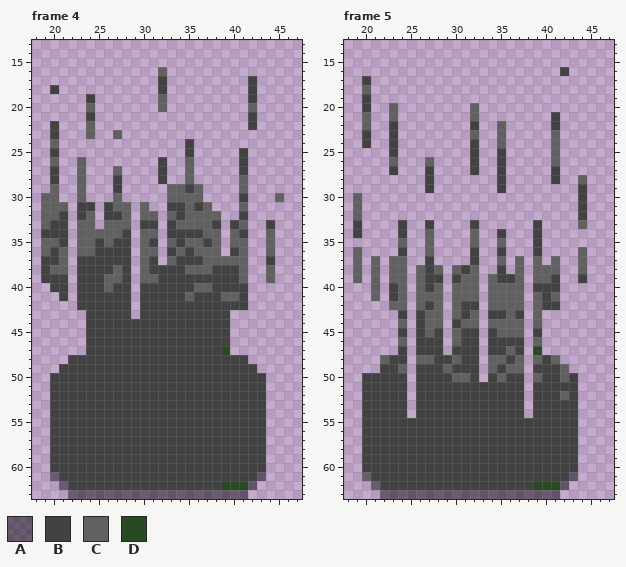
A pixel-art file gets an edit: Assets/Arts/Enemies/Boss/AncientOne/AwakeStone/SummonStoneActive.aseprite. That is the earlier state.
64x64 pixels, 8 frames. Shown: frame 4: x 18..47, y 13..63; frame 5: x 18..47, y 13..63. The commit also changed other frames, which this record leaves out.
Visible layers, top first: "Flattened", "Shadow" opacity 46%.
Palette (. is transparent): A #00000075  B #424242  C #616161  D #284a22
Pixels before, frame 4, first column x 19:
16 .............C.............
17 .............B.........B...
18 .B...........B.........B...
19 .....B.......C.........B...
20 .....C.......C.........C...
21 .....B.................B...
22 .B...C.................B...
23 .B...C..C..................
24 .C..............B..........
25 .B..............B.....B....
26 .C..C........B..C.....B....
27 .B..C...C....B..C.....B....
28 .B..C...B....B..C.....C....
29 .C..C...B.....CCBC....C....
30 CC..C...C.....CCCC....B...C
31 CCC.BB.BCC.C..BBCBC...C....
32 CCB.BC.BBC.CC.CBCCCC..B....
33 CBB.CC.CCC.BB.BCCCCB.BC..B.
34 BBB.CCCCCB.CC.BBBBCC.CB..C.
35 CCB.CCBCBB.CB.CBCCBC.CC..C.
36 CBC.CCBBBB.CC.BCBCCC.BC..C.
37 BBC.BBBBBB.CB.CBBBCCCCC..B.
38 BCC.BBBBCB.CBBBBCCCBBBC..C.
39 BBB.BBBCCB.CCBBBBBBBBBC..C.
40 .BB.BBBCBB.BBBBBBCCBBBB....
41 ..B.BBBBBB.BBBBBCBBBCCB....
42 ....BBBBBB.BBBBBBBBBBBB....
43 .....BBBBB.BBBBBBBBBB......
44 .....BBBBBBBBBBBBBBBB......
45 .....BBBBBBBBBBBBBBBB......
46 .....BBBBBBBBBBBBBBBB......
47 .....BBBBBBBBBBBBBBBD......
48 ...BBBBBBBBBBBBBBBBBBBB....
49 ..BBBBBBBBBBBBBBBBBBBBBB...
50 .BBBBBBBBBBBBBBBBBBBBBBBB..
51 .BBBBBBBBBBBBBBBBBBBBBBBB..
52 .BBBBBBBBBBBBBBBBBBBBBBBB..
53 .BBBBBBBBBBBBBBBBBBBBBBBB..
54 .BBBBBBBBBBBBBBBBBBBBBBBB..
55 .BBBBBBBBBBBBBBBBBBBBBBBB..
56 .BBBBBBBBBBBBBBBBBBBBBBBB..
57 .BBBBBBBBBBBBBBBBBBBBBBBB..
58 .BBBBBBBBBBBBBBBBBBBBBBBB..
59 .BBBBBBBBBBBBBBBBBBBBBBBB..
60 .BBBBBBBBBBBBBBBBBBBBBBBB..
61 .ABBBBBBBBBBBBBBBBBBBBBBA..
62 ..ABBBBBBBBBBBBBBBBBDDDA...
63 ...AAAAAAAAAAAAAAAAAAAA....
Pixels before, frame 5, first column x 19:
16 .......................B..
17 .B........................
18 .C........................
19 .B........................
20 .B..C........C............
21 .C..C........C........B...
22 .C..B........B..C.....B...
23 .B..B........C..C.....C...
24 .B..B........B..C.....C...
25 ....B........B..B.....C...
26 ....C...C....B..B.....C...
27 ....B...B....B..B.....B...
28 ........B.......B.....B..C
29 ........B.......B........B
30 C........................B
31 C........................B
32 C........................B
33 B....B..B....B......B....C
34 B....B..C....C..B...B.....
35 .....C..C....C..C...B.....
36 C....B..C....B..B...B....C
37 C.C.CC..B....B..C.C.C.C..C
38 C.C.CC.CBC.CBC..B.C.CCC..C
39 C.C.CC.CBB.BCC.CBBC.CCB..B
40 ..C.BC.CBC.CCC.CCCC.BBB...
41 ..C.BC.CCC.CCC.CCCC.CBC...
42 ....CC.CBC.CBB.CCCC.CBB...
43 .....B.BCC.CBC.BBCB.C.....
44 .....C.BCC.BCC.CCCC.C.....
45 .....B.BCB.CBB.BCCC.B.....
46 .....C.BBB.CBB.BBBB.C.....
47 .....B.BBB.BBB.BBCB.D.....
48 ...CBB.CCBBCBB.CCBC.CBC...
49 ...BBC.BBBCBBB.CBCC.BBBC..
50 .BBBBB.BBBBCCB.BCBB.CBBCB.
51 .BBBBB.BBBBBBBBBBBB.BBBBB.
52 .BBBBB.BBBBBBBBBBBB.BBBCB.
53 .BBBBB.BBBBBBBBBBBB.BBBBB.
54 .BBBBB.BBBBBBBBBBBB.BBBBB.
55 .BBBBBBBBBBBBBBBBBBBBBBBB.
56 .BBBBBBBBBBBBBBBBBBBBBBBB.
57 .BBBBBBBBBBBBBBBBBBBBBBBB.
58 .BBBBBBBBBBBBBBBBBBBBBBBB.
59 .BBBBBBBBBBBBBBBBBBBBBBBB.
60 .BBBBBBBBBBBBBBBBBBBBBBBB.
61 .ABBBBBBBBBBBBBBBBBBBBBBA.
62 ..ABBBBBBBBBBBBBBBBBDDDA..
63 ...AAAAAAAAAAAAAAAAAAAA...
The result:
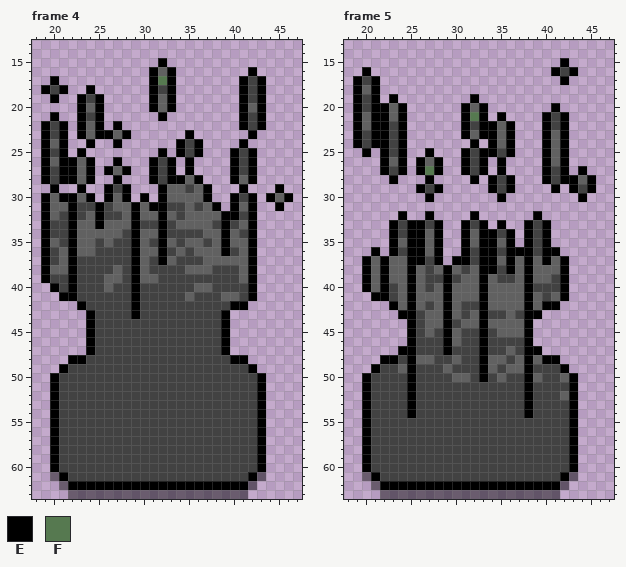
Colours new in this view: E #000000  F #567950
Diff:
Changed rows in their new state; - is an unchanged pixel.
Frame 4, layer "Flattened":
first column x 19:
15 -------------E--------------
16 ------------E-E--------E----
17 -E----------EFE-------E-E---
18 E-E--E------E-E-------E-E---
19 -E--E-E-----E-E-------E-E---
20 ----E-E-----E-E-------E-E---
21 -E--E-E------E--------E-E---
22 E-E-E-E-E-------------E-E---
23 E-E-E-EE-E------E------E----
24 E-E--E--E------E-E----E-----
25 E-E-E--------E-E-E---E-E----
26 E-EE-E--E---E-E-E----E-E----
27 E-EE-E-E-E--E-E-E----E-E----
28 E-EE-E--E---E-EE-E---E-E----
29 -E--E--E-E---E----E---E---E-
30 E-EE-E-E-E-E-E----E--E-E-E-E
31 E--E--E---E-EE-----E-E-E--E-
32 E--E--E---E--E------EE-E----
33 E--E--E---E--E------E--E-.--
34 E--E------E--E------E--E-.--
35 E--E------E--E------E--E-.--
36 E--E------E--E------E--E-.--
37 E--E------E--E---------E-.--
38 E--E------E------------E-.--
39 E--E------E------------E-.--
40 -E-E------E------------E----
41 --EE------E------------E----
42 ----E-----E----------EE-----
43 -----E----E---------E-------
44 -----E--------------E-------
45 -----E--------------E-------
46 -----E--------------E-------
47 -----E--------------E-------
48 ---EE----------------EE-----
49 --E--------------------E----
50 -E----------------------E---
51 -E----------------------E---
52 -E----------------------E---
53 -E----------------------E---
54 -E----------------------E---
55 -E----------------------E---
56 -E----------------------E---
57 -E----------------------E---
58 -E----------------------E---
59 -E----------------------E---
60 -E----------------------E---
61 --E--------------------E----
62 ---EEEEEEEEEEEEEEEEEEEE-----
Frame 5, layer "Flattened":
first column x 19:
15 -----------------------E---
16 -E--------------------E-E--
17 E-E--------------------E---
18 E-E------------------------
19 E-E-E--------E-------------
20 E-EE-E------E-E-------E----
21 E-EE-E------EFE-E----E-E---
22 E-EE-E------E-EE-E---E-E---
23 E-EE-E------E-EE-E---E-E---
24 E-EE-E-------E-E-E---E-E---
25 -E-E-E--E---E-EE-E---E-E---
26 ---E-E-E-E--E-E-E----E-E---
27 ---E-E-EFE--E-E-E----E-E-E-
28 ----E---E----E-E-E---E-EE-E
29 -------E-E-----E-E----E-E-E
30 .-------E-------E--------E-
31 .------------------------.-
32 .----E--E----E------E----.-
33 .---E-EE-E--E-E-E--E-E---.-
34 .---E-EE-E--E-EE-E-E-E-----
35 ----E-EE-E--E-EE-E-E-E-----
36 .-E-E-EE-E--E-EE-EEE-EE--.-
37 .E-E--EE-E-EE-EE-E-E-E-E-.-
38 .E-E--E---E---EE-E-E---E-.-
39 .E-E--E---E---E----E---E-.-
40 -E-E--E---E---E----E---E---
41 --EE--E---E---E----E---E---
42 ----E-E---E---E----E-EE----
43 -----EE---E---E----EE------
44 -----.E---E---E----E.------
45 -----.E---E---E----E.------
46 -----.E---E---E----E.------
47 -----EE---E---E----EE------
48 ---EE-E-------E----E-EE----
49 --E---E-------E----E---E---
50 -E----E-------E----E----E--
51 -E----E------------E----E--
52 -E----E------------E----E--
53 -E----E------------E----E--
54 -E----E------------E----E--
55 -E----------------------E--
56 -E----------------------E--
57 -E----------------------E--
58 -E----------------------E--
59 -E----------------------E--
60 -E----------------------E--
61 --E--------------------E---
62 ---EEEEEEEEEEEEEEEEEEEE----
Boxes around the changes in both pictures, in picture pixels (x1, y1, x2, y2):
changed: (41, 58, 293, 490)
changed: (353, 58, 596, 490)
